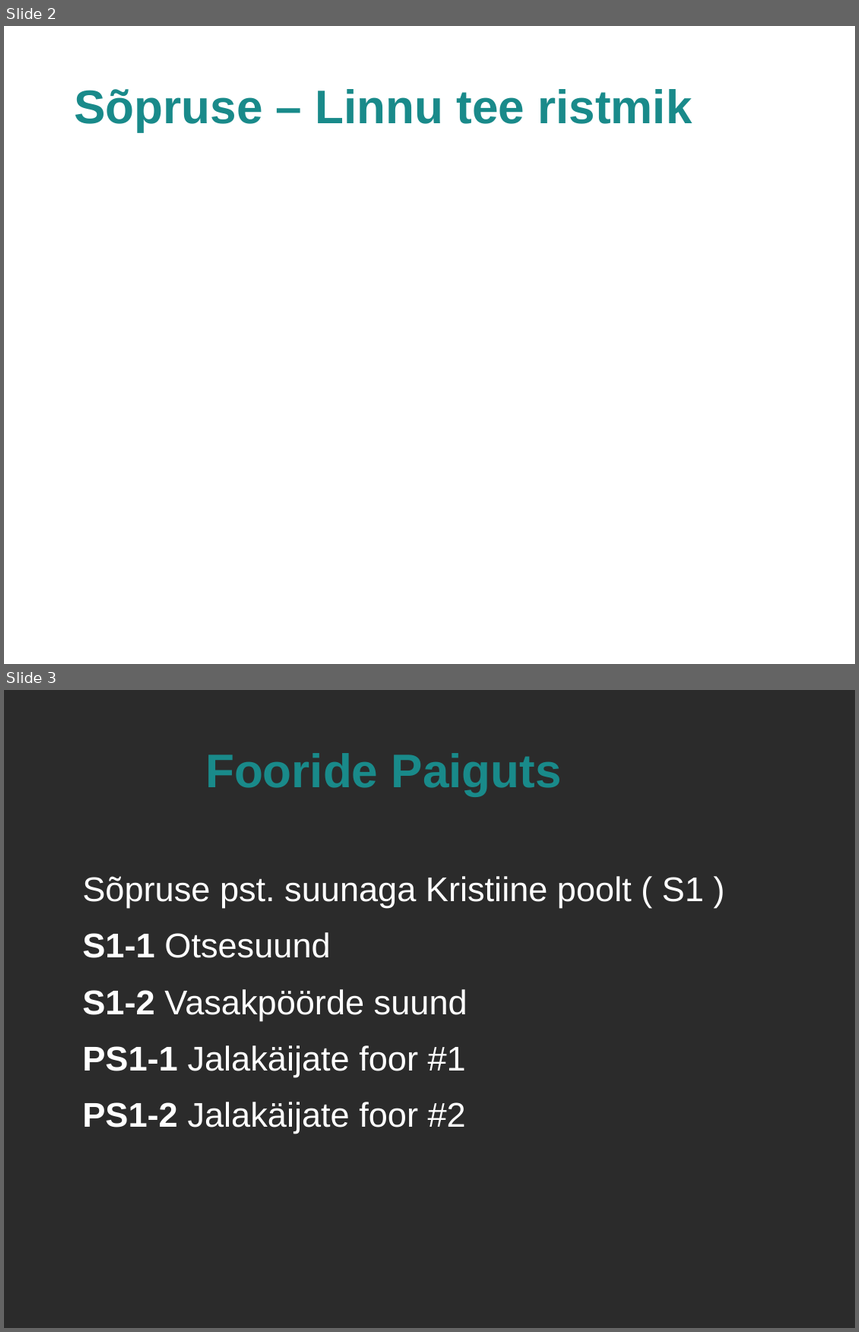
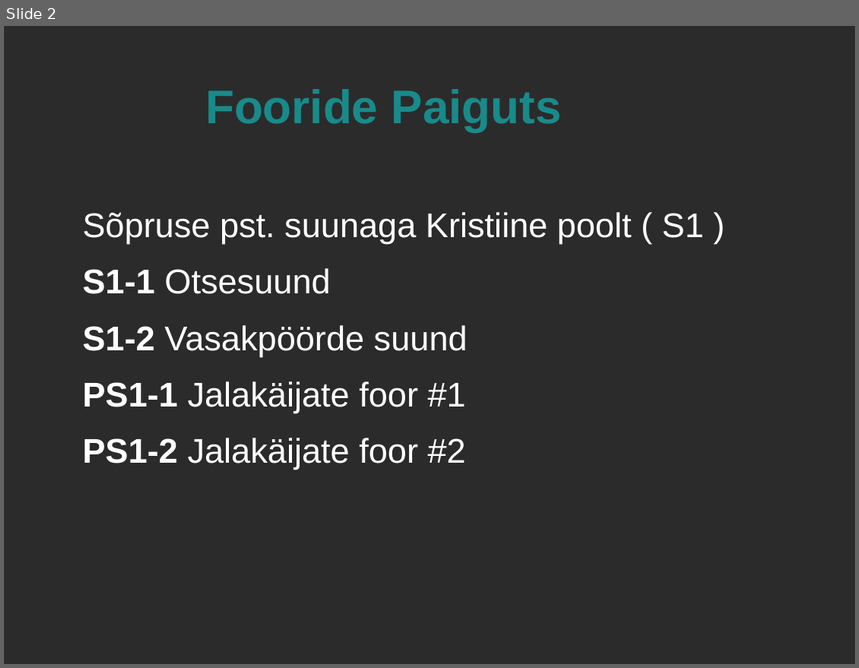
Before and after one commit to andresmets/riistvara, a slide deck: valgusfoor/presentatsioon.odp. Shown one above the other, each under a label of ours: slides 2 and 3 before the commit, slide 2 after it. The pictures are 859x1332 and 859x668 pixels, drawn with LibreOffice and Linux fonts; fonts in the diff are those of the drawing; grey boxes stand for pictures; background and template pictures are left out; a plain dark background stands for a picture behind light text. Boxes give left, top, right and bottom in pixels: in the first picture for what was removed or moved away, otherwise in the second. Text is boxed around its words. In the diff, an @@ line names an element or a change of style, - is before the commit and + after.

```diff
--- a/valgusfoor/presentatsioon.odp
+++ b/valgusfoor/presentatsioon.odp
@@ slide 2 removed at box(4, 26, 855, 664), background picture (left out) @@
@@ title removed at box(74, 89, 692, 132) @@
-Sõpruse – Linnu tee ristmik
@@ what was slide 3 is now slide 2 @@
```
Also in this commit, not shown: 2 slides changed, 1 slide added, 1 other file.
